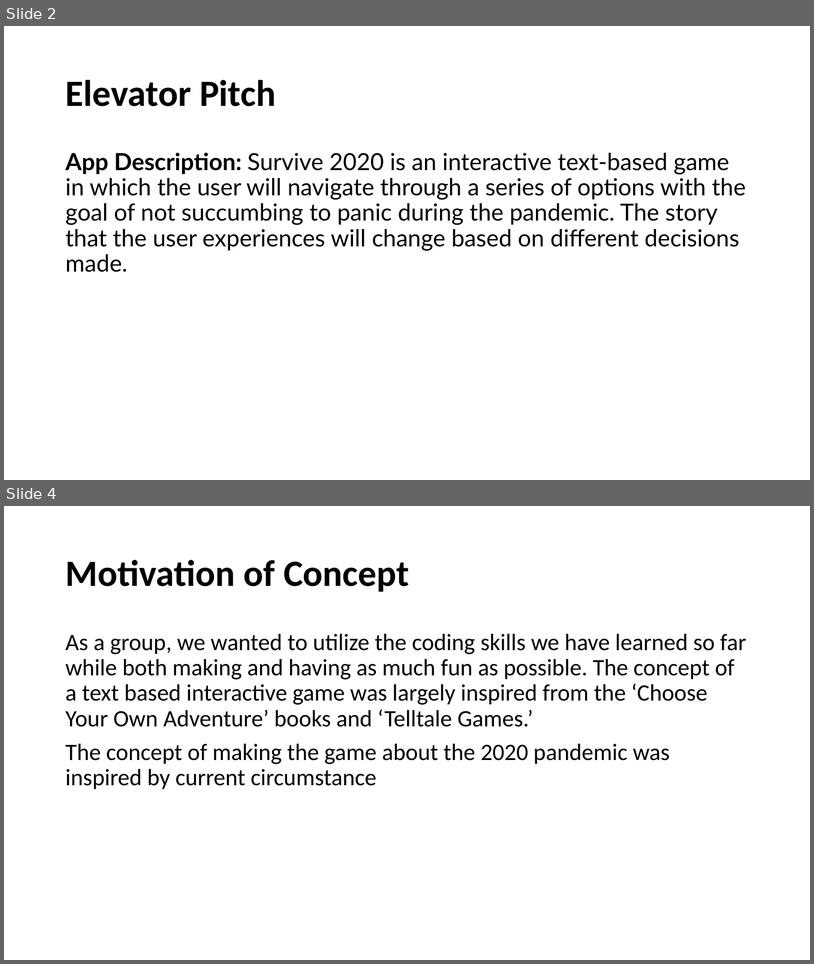
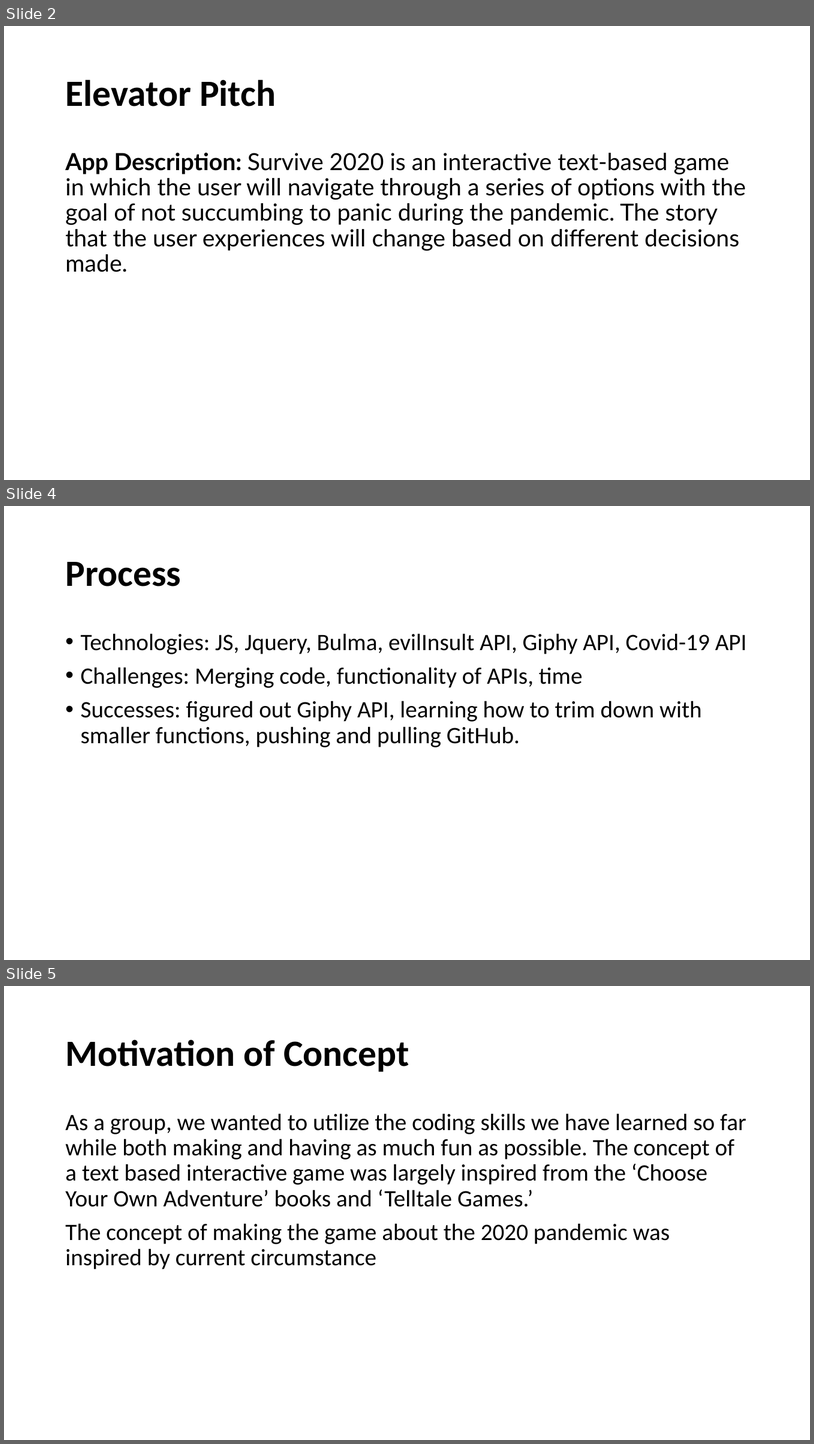
Before and after one commit to Mattmoe1/Survive-2020, a slide deck: project1_presentation.pptx. Shown one above the other, each under a label of ours: slides 2 and 4 before the commit, slides 2, 4 and 5 after it; the slides between them are not shown. The pictures are 814x964 and 814x1444 pixels, drawn with LibreOffice and Linux fonts; fonts in the diff are those of the drawing. Boxes give left, top, right and bottom in pixels: in the first picture for what was removed or moved away, otherwise in the second. Text is boxed around its words. In the diff, an @@ line names an element or a change of style, - is before the commit and + after.

```diff
--- a/project1_presentation.pptx
+++ b/project1_presentation.pptx
@@ slide 4 added at box(4, 506, 810, 960), background #FFFFFF @@
@@ title added at box(65, 562, 181, 586), 44 pt, text #000000, bold @@
+Process
@@ text added at box(81, 633, 747, 747), 28 pt, text #000000 @@
+• Technologies: JS, Jquery, Bulma, evilInsult API, Giphy API, Covid-19 API
+• Challenges: Merging code, functionality of APIs, time
+• Successes: figured out Giphy API, learning how to trim down with smaller functions, pushing and pulling GitHub.
@@ what was slide 4 is now slide 5 @@
```
Also in this commit, not shown: 2 slides changed.
